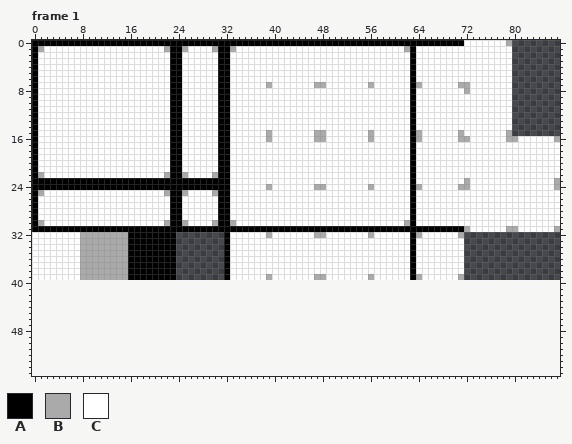
Pixel-art file, stored at textures/wip_tiles.aseprite. Above is the file before it was changed.
88x40 pixels, 2 frames. Shown: frame 1. The old version is drawn lined up with the new one, on the new canvas.
Palette (. is transparent): A #000000  B #aaaaaa  C #ffffff
Pixels before, frame 1 (only the part around the change), first column x 0:
35 CCCCCCCCBBBBBBBBAAAAAAAA........ACCC
36 CCCCCCCCBBBBBBBBAAAAAAAA........ACCC
37 CCCCCCCCBBBBBBBBAAAAAAAA........ACCC
38 CCCCCCCCBBBBBBBBAAAAAAAA........ACCC
39 CCCCCCCCBBBBBBBBAAAAAAAA........ACCC
40 ....................................
41 ....................................
42 ....................................
43 ....................................
44 ....................................
45 ....................................
46 ....................................
47 ....................................
48 ....................................
49 ....................................
50 ....................................
51 ....................................
52 ....................................
53 ....................................
54 ....................................
55 ....................................
Now the later version:
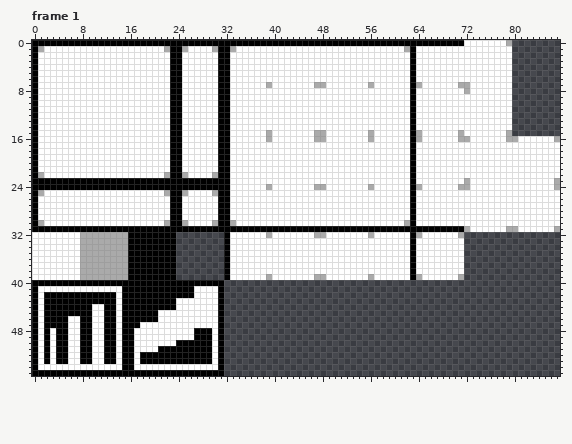
Diff:
{"change": "canvas 88x40 -> 88x56"}
{"where": "frame 1"}
{"frame":1,"y":40,"x":0,"old":"................................","new":"AAAAAAAAAAAAAAAAAAAAAAAAAAAAAAAA"}
{"frame":1,"y":41,"x":0,"old":"................................","new":"ACCCCCCCCCCCCCCAAAAAAAAAAAACCCCA"}
{"frame":1,"y":42,"x":0,"old":"................................","new":"ACAAAAAAAAAAAACAAAAAAAAAAAACCCCA"}
{"frame":1,"y":43,"x":0,"old":"................................","new":"ACAAAAAAAAAAAACAAAAAAAAACCCCCCCA"}
{"frame":1,"y":44,"x":0,"old":"................................","new":"ACAAAAAAAACCAACAAAAAAAAACCCCCCCA"}
{"frame":1,"y":45,"x":0,"old":"................................","new":"ACAAAAAAAACCAACAAAAAACCCCCCCCCCA"}
{"frame":1,"y":46,"x":0,"old":"................................","new":"ACAAAACCAACCAACAAAAAACCCCCCCCCCA"}
{"frame":1,"y":47,"x":0,"old":"................................","new":"ACAAAACCAACCAACAAACCCCCCCCCCCCCA"}
{"frame":1,"y":48,"x":0,"old":"................................","new":"ACACAACCAACCAACAACCCCCCCCCCAAACA"}
{"frame":1,"y":49,"x":0,"old":"................................","new":"ACACAACCAACCAACAACCCCCCCCCCAAACA"}
{"frame":1,"y":50,"x":0,"old":"................................","new":"ACACAACCAACCAACAACCCCCCCAAAAAACA"}
{"frame":1,"y":51,"x":0,"old":"................................","new":"ACACAACCAACCAACAACCCCAAAAAAAAACA"}
{"frame":1,"y":52,"x":0,"old":"................................","new":"ACACAACCAACCAACAACAAAAAAAAAAAACA"}
{"frame":1,"y":53,"x":0,"old":"................................","new":"ACACAACCAACCAACAACAAAAAAAAAAAACA"}
{"frame":1,"y":54,"x":0,"old":"................................","new":"ACCCCCCCCCCCCCCAACCCCCCCCCCCCCCA"}
{"frame":1,"y":55,"x":0,"old":"................................","new":"AAAAAAAAAAAAAAAAAAAAAAAAAAAAAAAA"}
{"label":"added","picture_box":[32,280,224,376]}
